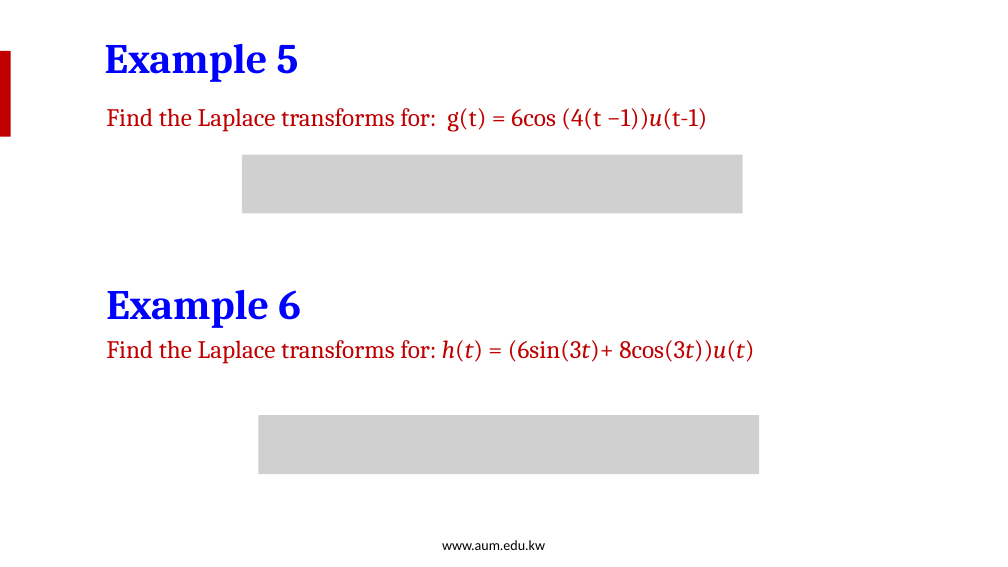
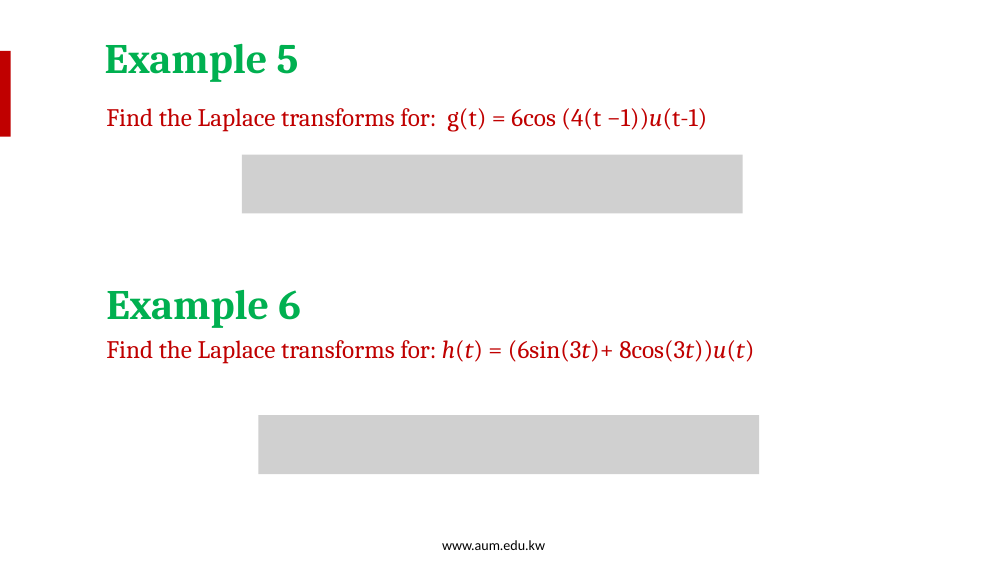
Before and after one commit to salmanrazzaq1993/AUM-WORK, a slide deck: slide 13 of PP WORK/Instructor Version/Week 3/Week 3 lecture 1 - LTA.pptx. Drawn at 1008x567 pixels with LibreOffice and Linux fonts; fonts in the diff are those of the drawing; grey boxes stand for pictures; background and template pictures are left out. Boxes give left, top, right and bottom in pixels: in the first picture for what was removed or moved away, otherwise in the second. Text is boxed around its words. In the diff, an @@ line names an element or a change of style, - is before the commit and + after.

```diff
--- a/PP WORK/Instructor Version/Week 3/Week 3 lecture 1 - LTA.pptx
+++ b/PP WORK/Instructor Version/Week 3/Week 3 lecture 1 - LTA.pptx
@@ text "Example 5" at bbox=[105, 43, 299, 82]: text colour #0000FF to #00B050 @@
@@ text "Example 6" at bbox=[106, 290, 301, 328]: text colour #0000FF to #00B050 @@
```
Also in this commit, not shown: 14 other slides changed.
